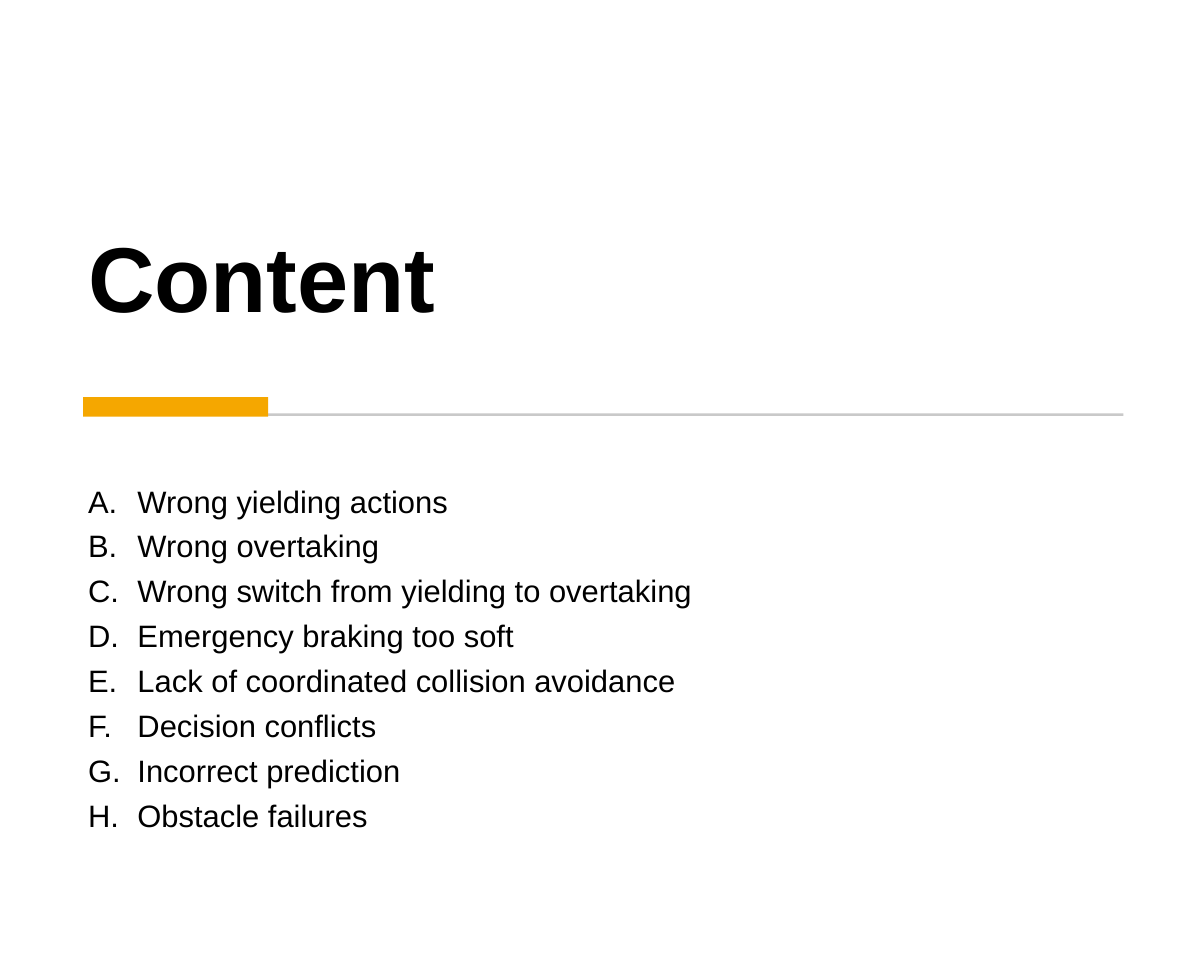
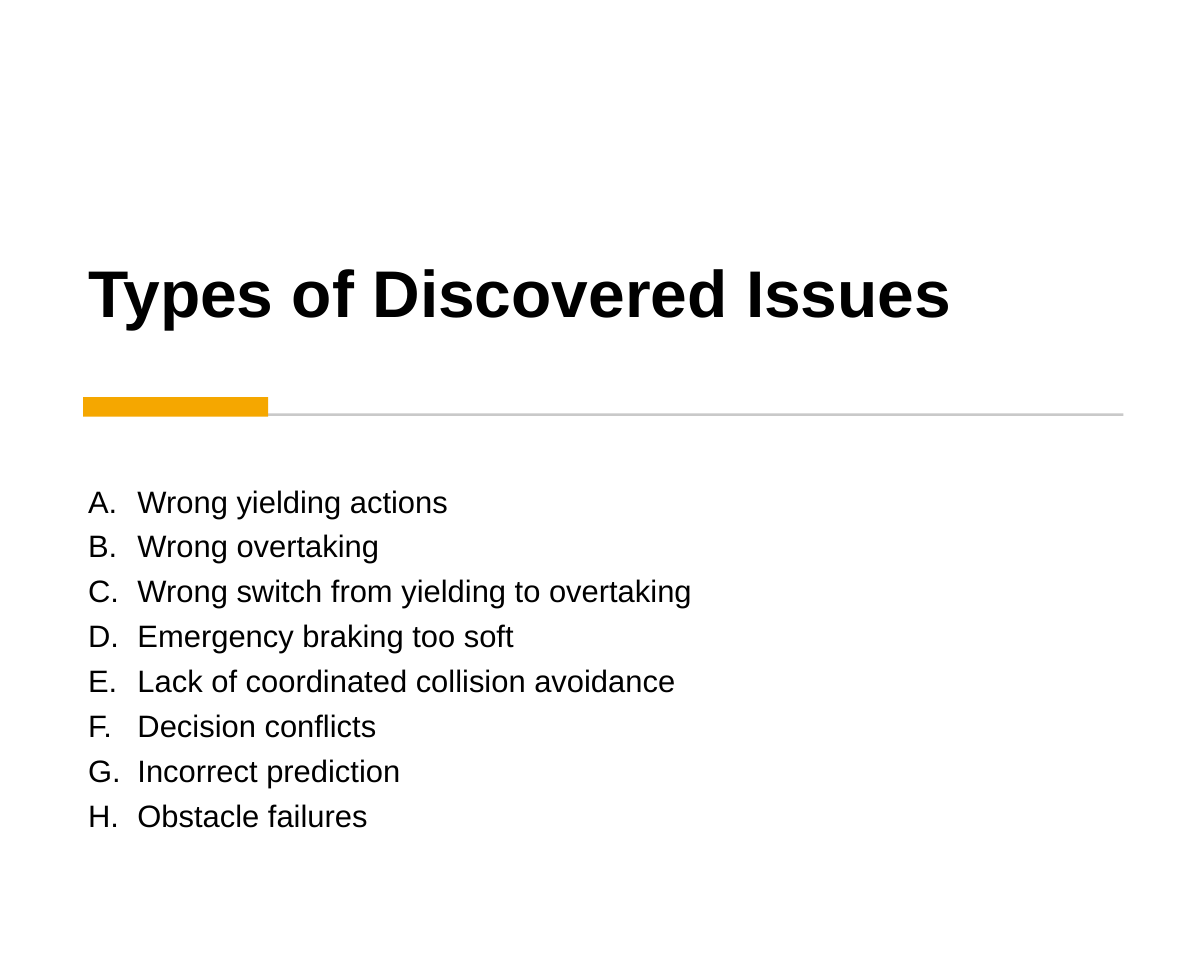
Before and after one commit to ATLAS-AV-TESTING/atlas, a slide deck: slide 2 of docs/submission_video/ATLAS-video-static-pages.pptx. Drawn at 1204x978 pixels with LibreOffice and Linux fonts; fonts in the diff are those of the drawing. Boxes give left, top, right and bottom in pixels: in the first picture for what was removed or moved away, otherwise in the second. Text is boxed around its words. In the diff, an @@ line names an element or a change of style, - is before the commit and + after.

```diff
--- a/docs/submission_video/ATLAS-video-static-pages.pptx
+++ b/docs/submission_video/ATLAS-video-static-pages.pptx
@@ title at (88,269,951,330): text changed; size 134 to 96 pt @@
-Content
+Types of Discovered Issues
```
Also in this commit, not shown: 1 other slide changed, 4 other files.
